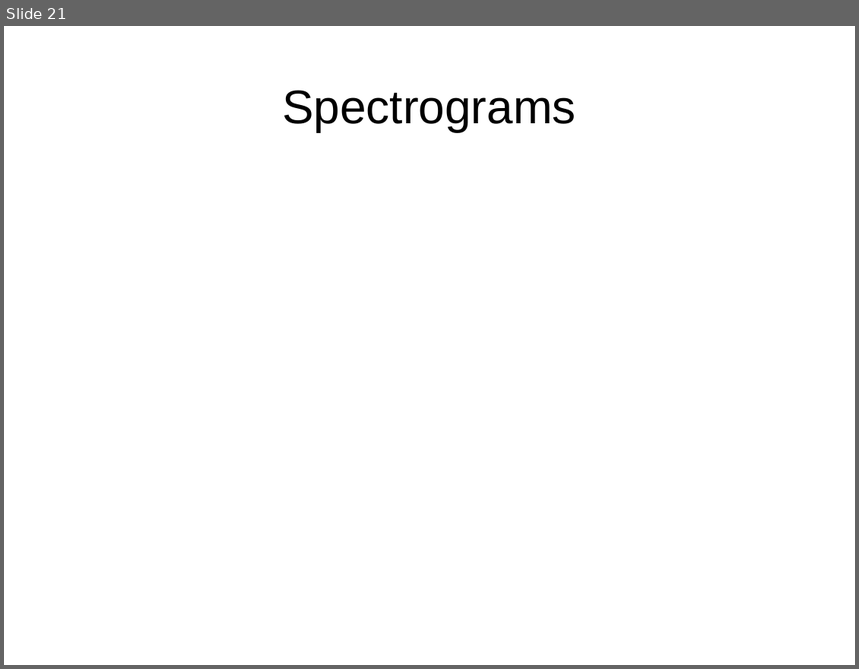
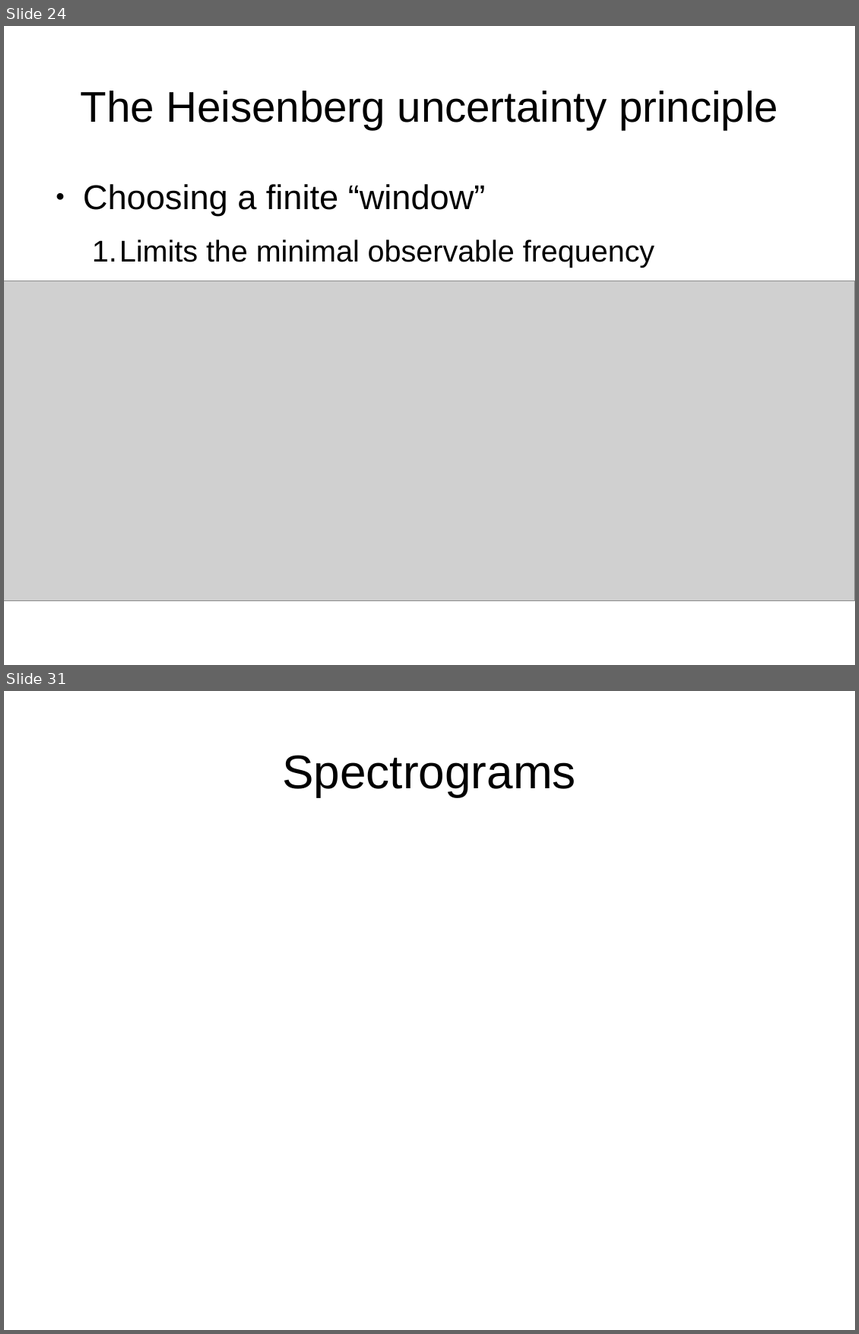
Before and after one commit to weegreenblobbie/sd_audio_hackers, a slide deck: spectrograms_explained/presentation_spectrograms_explained.odp. Shown one above the other, each under a label of ours: slide 21 before the commit, slides 24 and 31 after it; the slides between them are not shown. The pictures are 859x669 and 859x1334 pixels, drawn with LibreOffice and Linux fonts; fonts in the diff are those of the drawing; grey boxes stand for pictures. Boxes give left, top, right and bottom in pixels: in the first picture for what was removed or moved away, otherwise in the second. Text is boxed around its words. In the diff, an @@ line names an element or a change of style, - is before the commit and + after.

```diff
--- a/spectrograms_explained/presentation_spectrograms_explained.odp
+++ b/spectrograms_explained/presentation_spectrograms_explained.odp
@@ slide 24 added at [4, 26, 855, 665], background #FFFFFF @@
@@ title added at [81, 91, 778, 129], 40 pt, text #000000 @@
+The Heisenberg uncertainty principle
@@ text added at [83, 184, 655, 268], 28 pt, text #000000 @@
+● Choosing a finite “window”
+  1. Limits the minimal observable frequency
@@ picture added at [4, 281, 855, 601] @@
@@ what was slide 21 is now slide 31 @@
```
Also in this commit, not shown: 12 slides changed, 9 other slides added, 2 other files.
